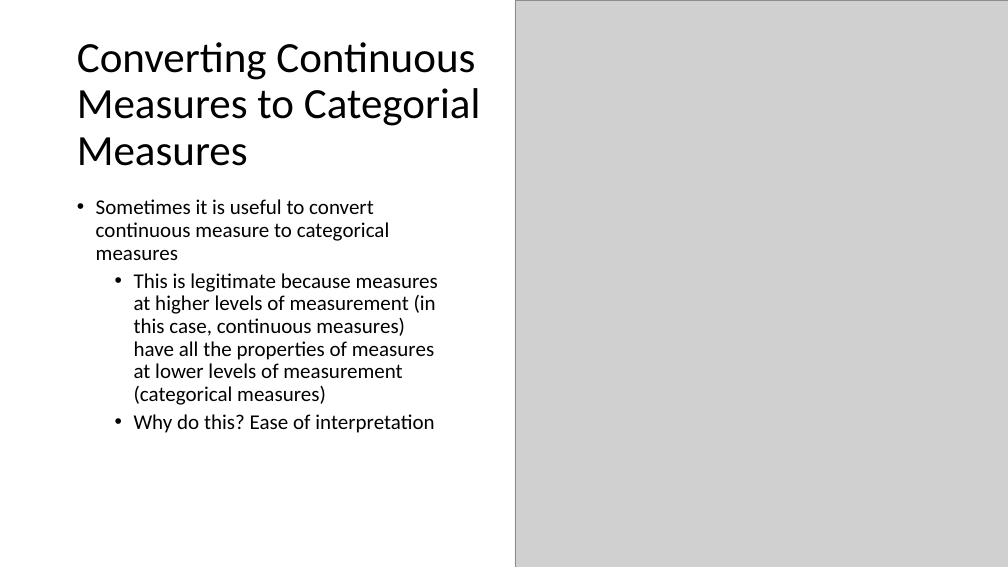
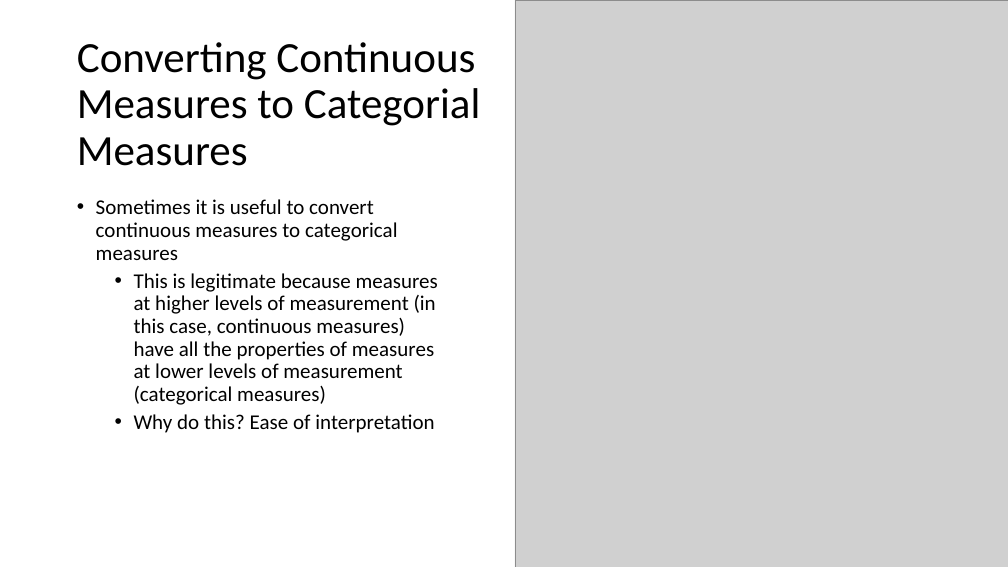
Before and after one commit to mikenguyen13/mar4050_S22, a slide deck: slide 18 of lectures/11/2_Analysis and Interpretation Individual Variables Independently.pptx. Drawn at 1008x567 pixels with LibreOffice and Linux fonts; fonts in the diff are those of the drawing; grey boxes stand for pictures. Boxes give left, top, right and bottom in pixels: in the first picture for what was removed or moved away, otherwise in the second. Text is boxed around its words. In the diff, an @@ line names an element or a change of style, - is before the commit and + after.

```diff
--- a/lectures/11/2_Analysis and Interpretation Individual Variables Independently.pptx
+++ b/lectures/11/2_Analysis and Interpretation Individual Variables Independently.pptx
@@ text at <box>96,199,398,260</box>: text changed @@
-• Sometimes it is useful to convert continuous measure to categorical measures
+• Sometimes it is useful to convert continuous measures to categorical measures
```
Also in this commit, not shown: 3 other slides changed.
